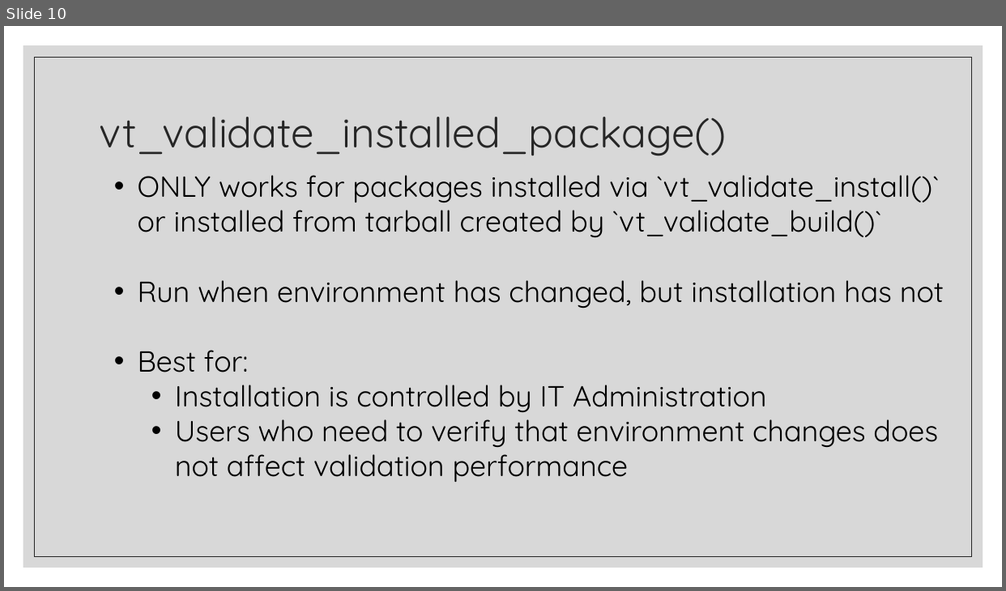
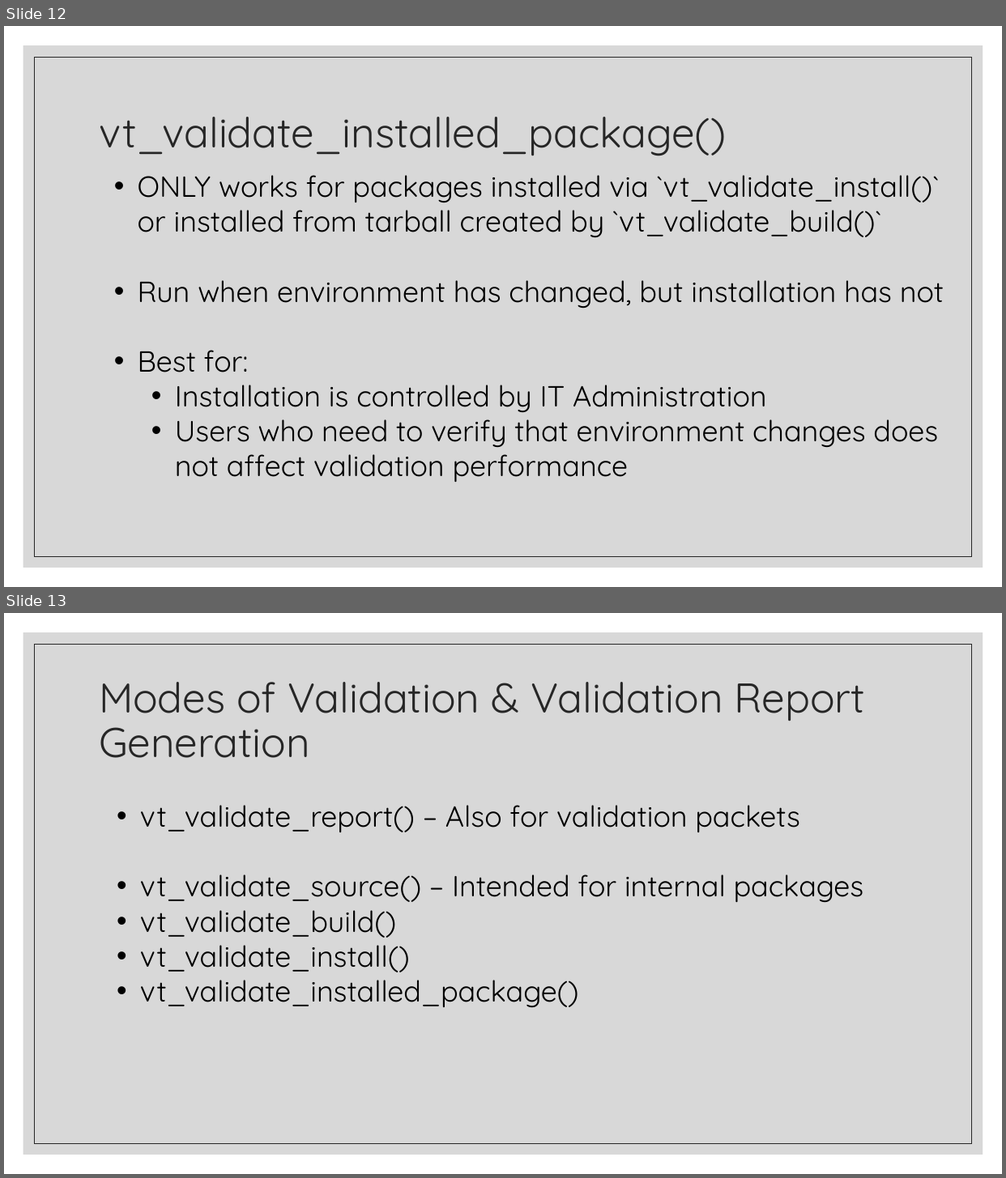
Before and after one commit to FredHutch/R_Package_Validation_Tutorial, a slide deck: Slides/Slides-06-Modes_of_Validation/Slides-06-Modes_of_Validation.pptx. Shown one above the other, each under a label of ours: slide 10 before the commit, slides 12 and 13 after it. The pictures are 1006x591 and 1006x1178 pixels, drawn with LibreOffice and Linux fonts; fonts in the diff are those of the drawing. Boxes give left, top, right and bottom in pixels: in the first picture for what was removed or moved away, otherwise in the second. Text is boxed around its words. In the diff, an @@ line names an element or a change of style, - is before the commit and + after.

```diff
--- a/Slides/Slides-06-Modes_of_Validation/Slides-06-Modes_of_Validation.pptx
+++ b/Slides/Slides-06-Modes_of_Validation/Slides-06-Modes_of_Validation.pptx
@@ slide 13 added at [4, 613, 1002, 1174], background #FFFFFF; not listed: 2 template elements that a slide beside it also shows @@
@@ title added at [99, 682, 865, 758], 40 pt, text #262626 @@
+Modes of Validation & Validation Report Generation
@@ text added at [140, 805, 864, 1007], 28 pt, text #000000 @@
+• vt_validate_report() – Also for validation packets
+• vt_validate_source() – Intended for internal packages
+• vt_validate_build()
+• vt_validate_install()
+• vt_validate_installed_package()
@@ what was slide 10 is now slide 12 @@
```
Also in this commit, not shown: 1 other slide added, 1 slide removed, 19 other files.
